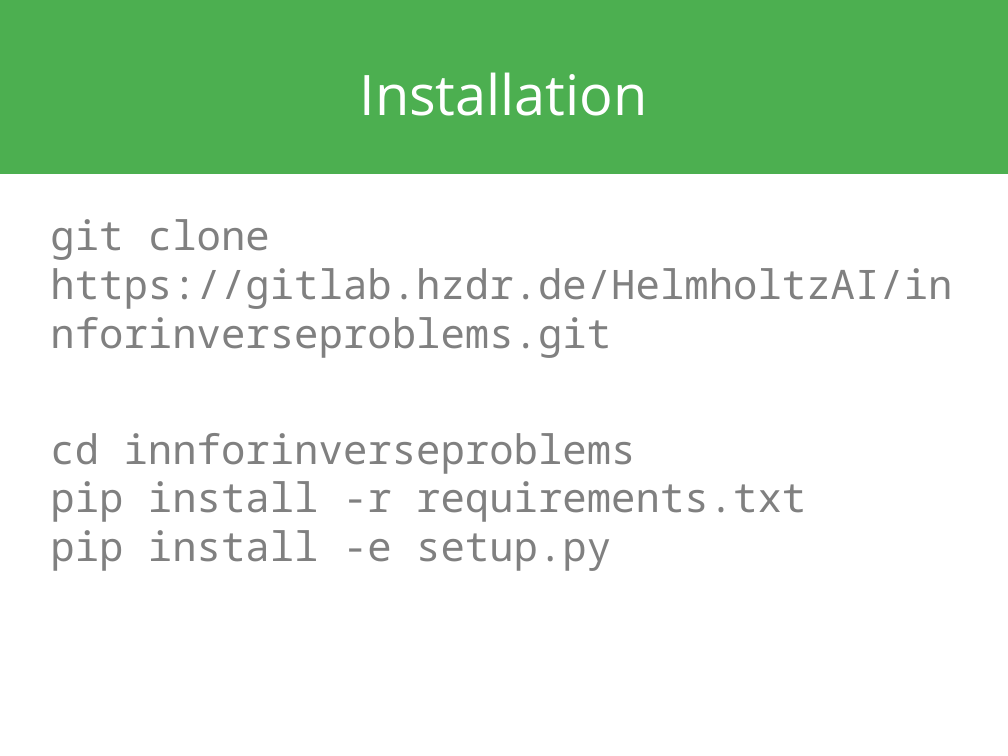
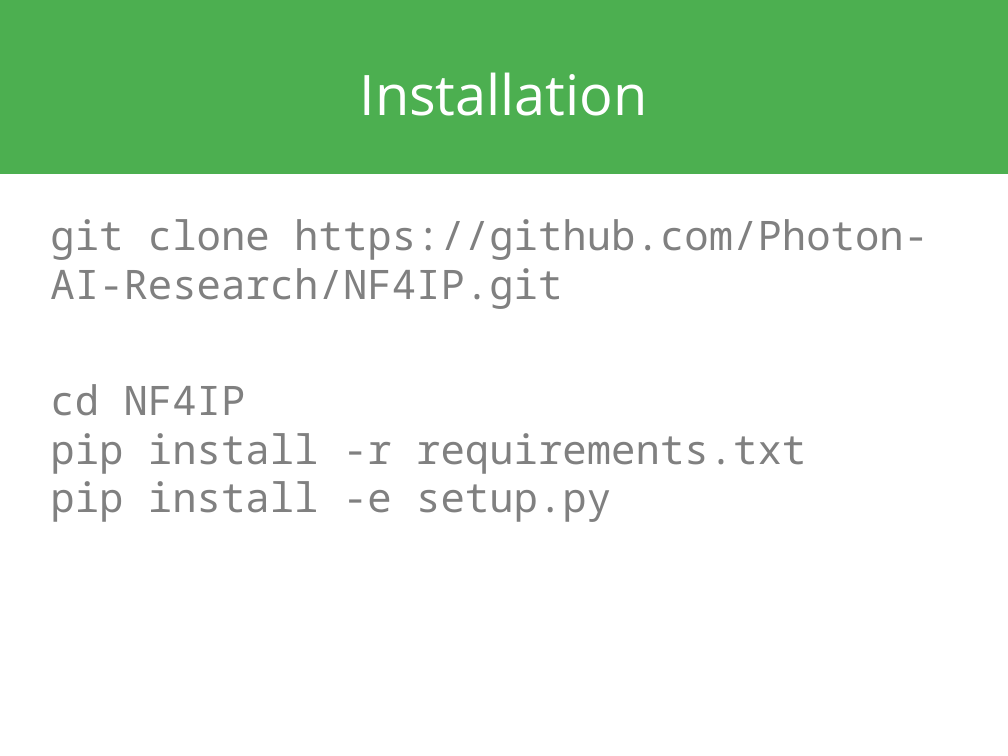
Before and after one commit to Photon-AI-Research/NF4IP, a slide deck: slide 9 of docs/presentation/nf4ip.odp. Drawn at 1008x756 pixels with LibreOffice and Linux fonts; fonts in the diff are those of the drawing. Boxes give left, top, right and bottom in pixels: in the first picture for what was removed or moved away, otherwise in the second. Text is boxed around its words. In the diff, an @@ line names an element or a change of style, - is before the commit and + after.

```diff
--- a/docs/presentation/nf4ip.odp
+++ b/docs/presentation/nf4ip.odp
@@ text at (50, 219, 928, 522): text changed @@
-git clone https://gitlab.hzdr.de/HelmholtzAI/innforinverseproblems.git
-cd innforinverseproblems
-pip install -r requirements.txt
-pip install -e setup.py
+git clone https://github.com/Photon-AI-Research/NF4IP.git
+cd NF4IP
+pip install -r requirements.txt
+pip install -e setup.py
```
Also in this commit, not shown: 11 other slides changed, 1 other file.
